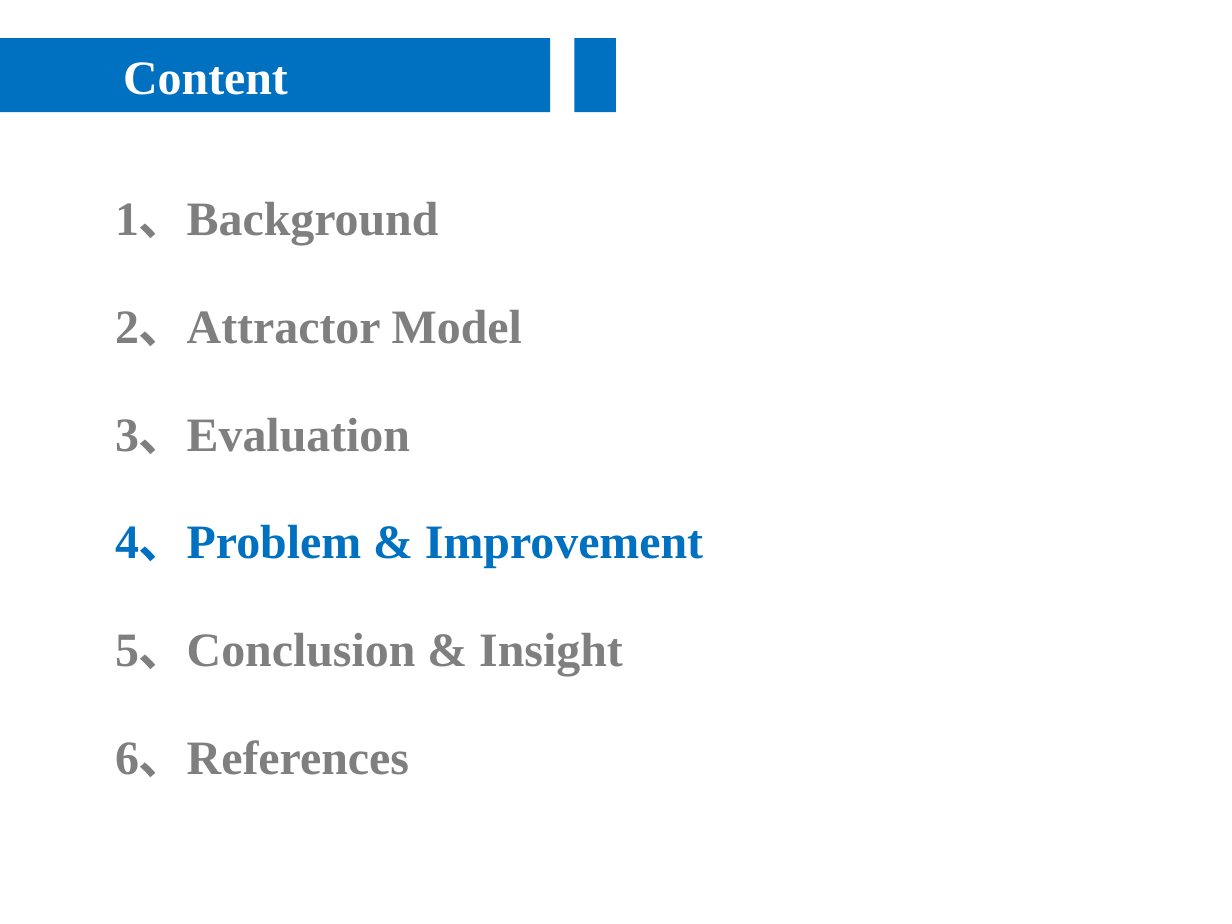
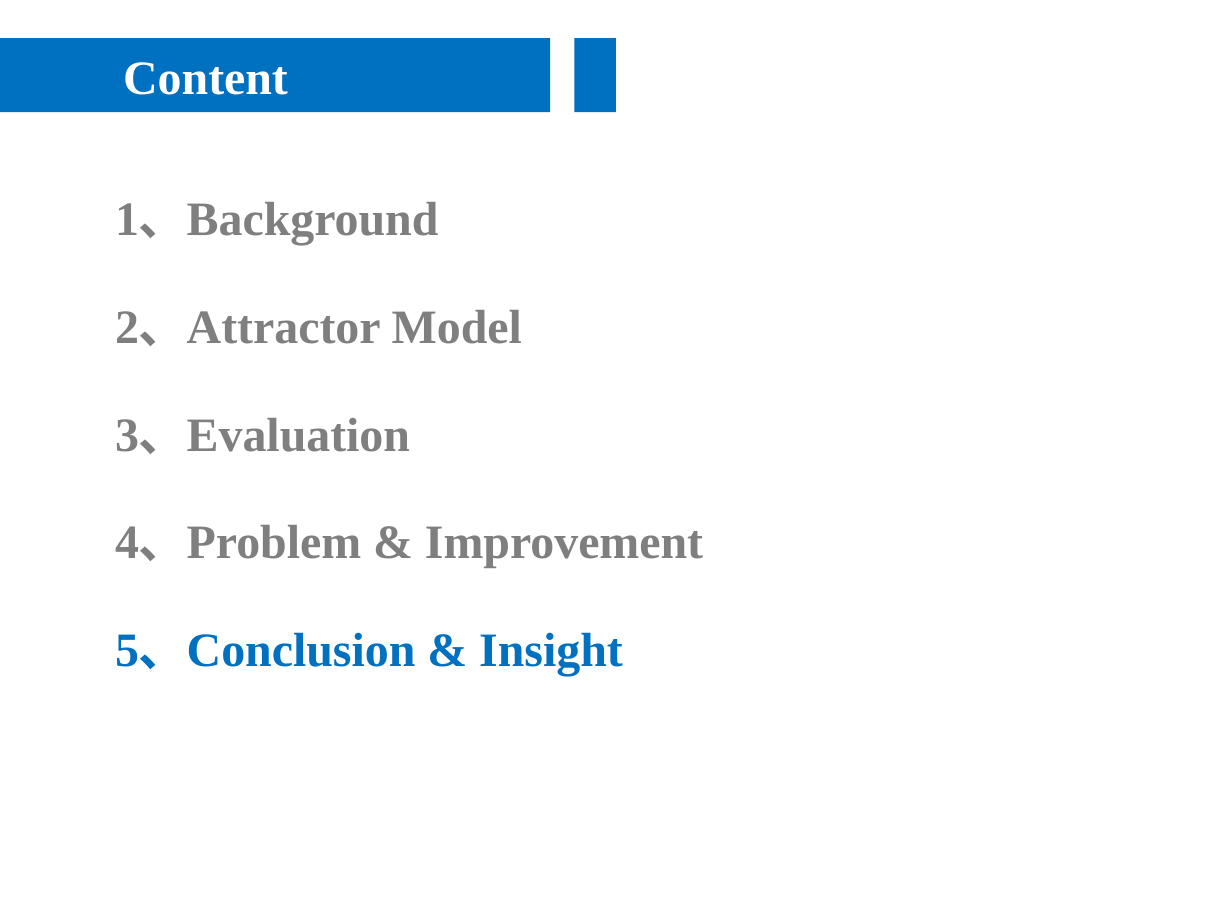
Before and after one commit to noyousjtu/Community-Detection, a slide deck: slide 31 of presentation/Community Detection.ppt (slide 22 before the commit). Drawn at 1232x924 pixels with LibreOffice and Linux fonts; fonts in the diff are those of the drawing. Boxes give left, top, right and bottom in pixels: in the first picture for what was removed or moved away, otherwise in the second. Text is boxed around its words. In the diff, an @@ line names an element or a change of style, - is before the commit and + after.

```diff
--- a/presentation/Community Detection.ppt
+++ b/presentation/Community Detection.ppt
@@ text "4、Problem & Improvement" at <box>115,525,703,568</box>: text colour #0070C0 to #7F7F7F @@
@@ text "5、Conclusion & Insight" at <box>115,632,623,676</box>: text colour #7F7F7F to #0070C0 @@
@@ text removed at <box>115,740,409,777</box> @@
-6、References
```
Also in this commit, not shown: 9 other slides changed, 9 slides added, 2 slides removed, 1 other file.
